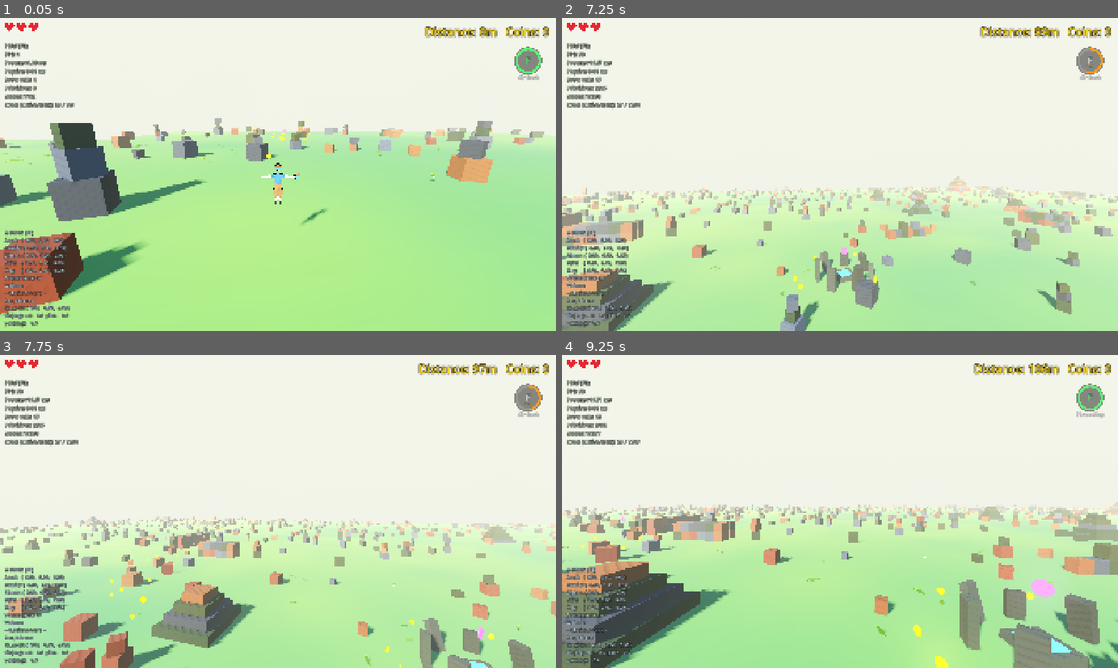
Above: before the commit, frames 1-4 (two rows, left to right).
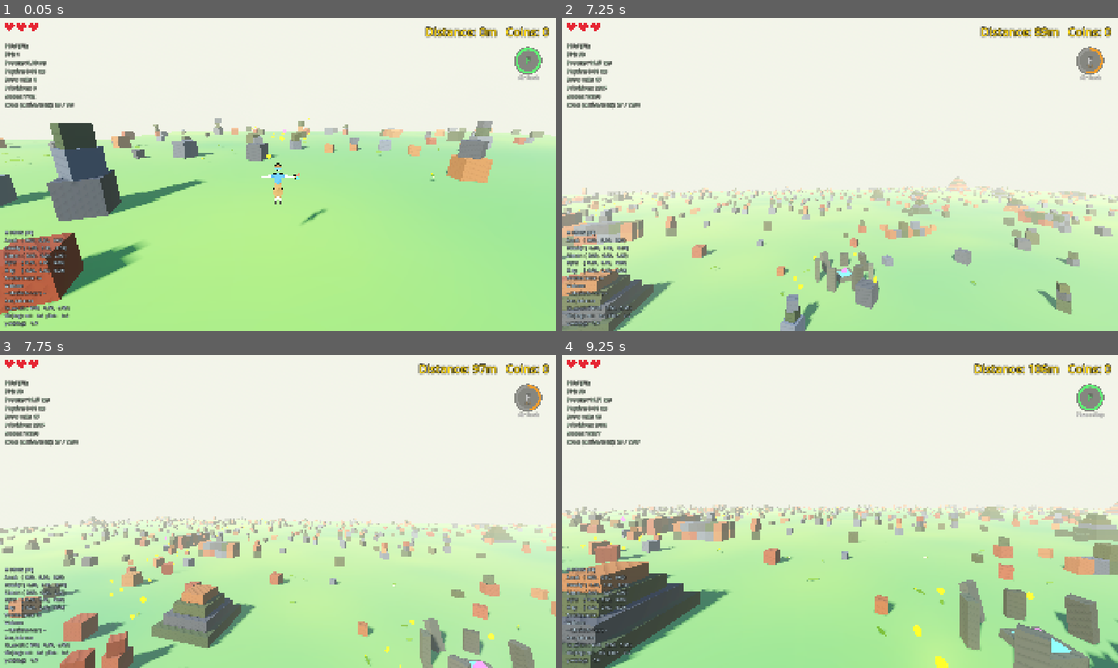
Above: after the commit, the same moments.

Repository: korjavin/godot-test1
Game: Godot game, scene res://scenes/main.tscn
The game is run twice, just before and just after one commit, with the same random seed, the same clock (stepped at 60 frames per second) and the same inputs.
Inputs (mouse positions are in pixels of both pictures, inside the frame that each line leads up to):
- Up to frame 1 (0.05 s): no input
- Up to frame 2 (7.25 s): tap Enter (ui_accept) at 0.5, 6.5 s; move the mouse to (867, 174) at 0.52 s; hold Shift (run) 0.53-1.28 s; hold W (move_forward) 0.53-5.78 s; tap Space (jump) at 0.77, 1.07, 1.52, 1.82, 3.02, 3.32, 3.77, 4.07, 4.52, 4.82, 6.02, 6.32, 6.77, 7.07 s; move the mouse to (812, 174) at 1.27 s; tap Ctrl (duck) at 1.35 s; tap Shift (run) at 1.55, 3.05, 3.8, 4.55, 5.85, 6.8 s; move the mouse to (851, 168) at 2.02 s; hold Shift (run) 2.03-2.78 s; move the mouse to (834, 180) at 2.77 s; tap F (special_ability) at 2.85 s; move the mouse to (878, 177) at 3.52 s; hold R (switch_character) 3.53-4.28 s; move the mouse to (795, 171) at 4.27 s; tap C (toggle_camera) at 4.35 s; move the mouse to (845, 174) at 5.02 s; hold Shift (run) 5.03-5.78 s; tap P at 5.1, 5.75 s; move the mouse to (756, 96) at 5.77 s; hold E (step_right) 5.78-6.53 s; move the mouse to (867, 174) at 6.52 s; hold W (move_forward) from 6.53 s (still down); hold Ctrl (duck) from 6.53 s (still down)
- Up to frame 3 (7.75 s): keep holding W (move_forward); move the mouse to (250, 511) at 7.27 s; release Ctrl (duck) at 7.28 s; tap Shift (run) at 7.35 s; tap Space (jump) at 7.52 s
- Up to frame 4 (9.25 s): tap Space (jump) at 7.82, 9.02 s; move the mouse to (851, 505) at 8.02 s; hold Shift (run) 8.03-8.78 s; tap F (special_ability) at 8.1 s; move the mouse to (834, 517) at 8.77 s; release W (move_forward) at 8.78 s; hold Q (step_left) from 8.78 s (still down); tap R (switch_character) at 8.85 s; tap Shift (run) at 9.05 s

Frame 1 is identical in both runs. In frame 2, less than 0.1% of the frame differs, in the area x 50-52%, y 73-82%; in frame 3, less than 0.1%; in frame 4, 0.2%, in the area x 84-89%, y 71-89%.

Commit message:
fix: settle artifact reward coins before the artifact footprint; add per-shape gem_offset

Diff:
--- a/scripts/endless_terrain.gd
+++ b/scripts/endless_terrain.gd
@@ -298,6 +298,28 @@
 ## pattern): a private RNG seeded from chunk coords + run_seed ^ ARTIFACT_SALT.
 ## It consumes NO draw from the shared chunk RNG, so on the ~19 of 20 chunks
 ## without an artifact the generated world is byte-for-byte identical to before.
+##
+## The determinism contract, spelled out:
+## - INDEPENDENT STREAM: _artifact_at() is a pure function of chunk coords +
+##   run_seed. No draw from the shared chunk RNG is consumed, inserted, or
+##   moved — every existing block/crocodile/coin stays exactly where it was.
+## - WITHIN A RUN: a revisited chunk regenerates the identical artifact (same
+##   shape, same spot, same stones), just like blocks and crocodile positions.
+## - ACROSS RUNS: new_run() re-rolls run_seed, so artifacts land elsewhere —
+##   run 2 is a fresh world, artifacts included.
+## - PER-CHUNK PARENTING: everything an artifact spawns (accents, coins, gem)
+##   is a child of the chunk MeshInstance3D, so it unloads with the chunk and
+##   nothing leaks.
+## - RENDER SPLIT: all SOLID geometry routes through create_box into the
+##   chunk's single MultiMesh + single BlockCollision body (zero extra draws,
+##   zero extra bodies); only the GLOW accents are real MeshInstance3Ds — at
+##   most ARTIFACT_MAX_ACCENTS of them, cast_shadow OFF.
+##
+## Honest deferral: an optional proximity "shimmer" hum per artifact was
+## SKIPPED. sound_manager.get_loop_player() returns a non-positional
+## AudioStreamPlayer, so a per-artifact 3D hum would need a new positional
+## audio path plus a per-frame proximity scan against artifact centres —
+## out of proportion to the quiet polish it buys.
 
 ## Kill switch, mirrors spawn_coins / spawn_crocodiles.
 @export var spawn_artifacts: bool = true
@@ -1896,7 +1918,7 @@
 #
 # Every builder shares ONE signature and ONE contract:
 #   _artifact_<shape>(center, rng, parent_chunk, block_batch, block_body)
-#     -> { "radius": float, "top": float }
+#     -> { "radius": float, "top": float, "gem_offset": Vector3 }
 # - ALL solid stone goes through create_box(..., tilt, _artifact_stone_color(rng)),
 #   so it joins the chunk's single block MultiMesh and single BlockCollision body:
 #   an artifact's stone costs ZERO extra draw calls and ZERO extra physics bodies.
@@ -1907,6 +1929,10 @@
 # - The returned radius/top approximate the footprint for the chunk's `obstacles`
 #   list (crocodile spawn rejection + the coin perch rule). Conservative (a touch
 #   generous) is fine; exact is not required.
+# - gem_offset is where the single reward gem goes, as an offset from `center` on
+#   the ground plane: Vector3.ZERO for the shapes with an open middle, and a step
+#   clear of the stone for the two whose centre is solid (monolith, colossus
+#   head) so the prize is never spawned inside a block.
 
 func _artifact_stone_color(rng: RandomNumberGenerator) -> Color:
 	"""
@@ -1942,7 +1968,13 @@
 		var local_offset := Vector3(0.0, 0.6 + 1.5 * float(i), dims.z / 2.0 + 0.06)
 		_spawn_artifact_accent(parent_chunk, slab_center + rot * local_offset, Vector3(1.1, 0.35, 0.08), yaw, tilt)
 	# Horizontal reach ≈ half width + the lean's horizontal throw; 2.5 covers it.
-	return { "radius": 2.5, "top": slab_center.y + (dims.y / 2.0) * cos(tilt) }
+	# gem_offset: the centre column is solid slab, so the prize sits just off the
+	# runed face where the player can actually reach it (rotated by the slab yaw).
+	return {
+		"radius": 2.5,
+		"top": slab_center.y + (dims.y / 2.0) * cos(tilt),
+		"gem_offset": Basis(Vector3.UP, yaw) * Vector3(0.0, 0.0, dims.z / 2.0 + 1.2),
+	}
 
 func _artifact_arch(center: Vector3, rng: RandomNumberGenerator, parent_chunk: MeshInstance3D, block_batch: Array, block_body: StaticBody3D) -> Dictionary:
 	"""
@@ -1972,7 +2004,8 @@
 	# The missing keystone: one accent floating at the gap's mid-angle.
 	var a_mid := PI * (float(gap_start) + float(gap_len - 1) / 2.0) / float(count - 1)
 	_spawn_artifact_accent(parent_chunk, center + rot_arch * Vector3(cos(a_mid) * radius, sin(a_mid) * radius, 0.0), Vector3(0.7, 0.7, 0.7), yaw, 0.0)
-	return { "radius": radius + 1.0, "top": radius + 1.0 }
+	# Hollow centre — the gem sits on the ground under the arch (offset ZERO).
+	return { "radius": radius + 1.0, "top": radius + 1.0, "gem_offset": Vector3.ZERO }
 
 func _artifact_stone_circle(center: Vector3, rng: RandomNumberGenerator, parent_chunk: MeshInstance3D, block_batch: Array, block_body: StaticBody3D) -> Dictionary:
 	"""
@@ -2003,7 +2036,9 @@
 		i += 1
 	# One wide, nearly-flat glow panel on the centre slab's top face.
 	_spawn_artifact_accent(parent_chunk, center + Vector3(0.0, slab_dims.y + 0.05, 0.0), Vector3(2.0, 0.08, 2.0), base_yaw, 0.0)
-	return { "radius": ring_r + 1.0, "top": tallest_top }
+	# Offset ZERO: the gem sits dead centre, hovering just over the glowing altar
+	# slab (COIN_GROUND_HEIGHT 0.9 clears its 0.6 top) — the obvious prize spot.
+	return { "radius": ring_r + 1.0, "top": tallest_top, "gem_offset": Vector3.ZERO }
 
 func _artifact_colossus_head(center: Vector3, rng: RandomNumberGenerator, parent_chunk: MeshInstance3D, block_batch: Array, block_body: StaticBody3D) -> Dictionary:
 	"""
@@ -2029,7 +2064,13 @@
 	for side in [-1.0, 1.0]:
 		var eye_pos := brow_center + rot * Vector3(side * 0.9, -brow.y / 2.0 - 0.15, brow.z / 2.0 + 0.05)
 		_spawn_artifact_accent(parent_chunk, eye_pos, Vector3(0.5, 0.3, 0.12), yaw, 0.0)
-	return { "radius": 3.2, "top": brow_center.y + brow.y / 2.0 }
+	# gem_offset: the centre column is solid head, so the prize lies on the ground
+	# in front of the face — under its gaze, and reachable.
+	return {
+		"radius": 3.2,
+		"top": brow_center.y + brow.y / 2.0,
+		"gem_offset": rot * Vector3(0.0, 0.0, jaw.z / 2.0 + 1.2),
+	}
 
 func _artifact_spiral_steps(center: Vector3, rng: RandomNumberGenerator, parent_chunk: MeshInstance3D, block_batch: Array, block_body: StaticBody3D) -> Dictionary:
 	"""
@@ -2056,7 +2097,9 @@
 		i += 1
 	# The non-destination: one small glow hovering above the top step.
 	_spawn_artifact_accent(parent_chunk, last_pos + Vector3(0.0, 0.6, 0.0), Vector3(0.5, 0.5, 0.5), last_yaw, 0.0)
-	return { "radius": spiral_r + 1.2, "top": rise * float(count - 1) + step_dims.y }
+	# The helix winds AROUND an empty core, so the gem sits on the ground at the
+	# centre of the spiral (offset ZERO) — you walk into the eye of the staircase.
+	return { "radius": spiral_r + 1.2, "top": rise * float(count - 1) + step_dims.y, "gem_offset": Vector3.ZERO }
 
 func spawn_artifact_in_chunk(chunk_pos: Vector2i, parent_chunk: MeshInstance3D, obstacles: Array, block_batch: Array, block_body: StaticBody3D) -> void:
 	"""
@@ -2094,47 +2137,62 @@
 		3: footprint = _artifact_colossus_head(center, rng, parent_chunk, block_batch, block_body)
 		_: footprint = _artifact_spiral_steps(center, rng, parent_chunk, block_batch, block_body)
 
+	# --- The reward: a ring of ordinary coins around the base + ONE gem at the
+	# artifact's centre (the incentive to detour off the coin road). Guarded like
+	# every other coin spawn; these are ordinary chunk-local coins parented to the
+	# chunk — the road's station-claim logic is not involved in any way.
+	#
+	# ORDER MATTERS: the artifact's own footprint is appended to `obstacles` only
+	# AFTER these coins are placed. Its footprint is a CIRCLE, but three of the
+	# five shapes (arch, stone circle, spiral) are mostly HOLLOW — settling their
+	# reward coins against that circle would perch them on the silhouette top,
+	# i.e. floating several metres up in open air. Placing the reward first means
+	# it settles only against real block stone, so it lies on the ground where the
+	# player can actually pick it up.
+	if spawn_coins and coin_scene != null:
+		var coin_count := rng.randi_range(ARTIFACT_COIN_MIN, ARTIFACT_COIN_MAX)
+		var ring_radius: float = footprint.radius + rng.randf_range(ARTIFACT_COIN_RING_PAD_MIN, ARTIFACT_COIN_RING_PAD_MAX)
+		var i := 0
+		while i < coin_count:
+			i += 1
+			var a := rng.randf_range(0.0, TAU)
+			var cx := center.x + cos(a) * ring_radius
+			var cz := center.z + sin(a) * ring_radius
+			# Same perch-or-skip rule as road coins (one home: _settle_coin_y):
+			# the ring can graze a neighbouring block, so a coin perches on a
+			# climbable top or is dropped under a sheer wall.
+			var cy := _settle_coin_y(cx, cz, COIN_GROUND_HEIGHT, obstacles)
+			if is_inf(cy):
+				continue
+			var coin := coin_scene.instantiate()
+			coin.position = Vector3(cx, cy, cz)
+			parent_chunk.add_child(coin)
+
+		# Exactly ONE gem, at the artifact's centre — offset by the shape's own
+		# `gem_offset` for the two shapes whose centre is solid stone (monolith,
+		# colossus head), so the prize sits at the foot of the landmark instead of
+		# inside it. Hollow shapes return ZERO and keep the gem dead centre.
+		# make_gem() BEFORE add_child, per coin.gd's contract (it fetches nodes
+		# with get_node, not @onready).
+		var gem_pos: Vector3 = center + footprint.gem_offset
+		var gem_y := _settle_coin_y(gem_pos.x, gem_pos.z, COIN_GROUND_HEIGHT, obstacles)
+		if not is_inf(gem_y):
+			var gem := coin_scene.instantiate()
+			gem.position = Vector3(gem_pos.x, gem_y, gem_pos.z)
+			gem.make_gem()
+			parent_chunk.add_child(gem)
+
 	# Register the artifact as one round obstacle footprint, exactly like a normal
 	# block. CONSEQUENCE (deliberate): crocodiles reject spawn points inside it,
-	# and any road coin whose column crosses it PERCHES on its top (climbable =
+	# and any ROAD coin whose column crosses it PERCHES on its top (climbable =
 	# true) instead of being buried in the stone — artifact stone behaves like
 	# ordinary block stone everywhere downstream.
+	# ponytail: a hollow artifact (arch/circle/spiral) can float a road coin over
+	# its empty middle, because one circle+top is the whole footprint vocabulary
+	# the coin rule speaks. Erring this way never BURIES a coin in stone, which is
+	# the failure the rule exists to prevent; if it ever looks wrong, give the
+	# footprint a per-shape "solid centre height" rather than a taller vocabulary.
 	obstacles.append({ "pos": center, "radius": footprint.radius, "top": footprint.top, "climbable": true })
-
-	# --- The reward: a ring of ordinary coins around the base + ONE gem at the
-	# centre (the incentive to detour off the coin road). Guarded like every other
-	# coin spawn; these are ordinary chunk-local coins parented to the chunk — the
-	# road's station-claim logic is not involved in any way.
-	if not spawn_coins or coin_scene == null:
-		return
-	var coin_count := rng.randi_range(ARTIFACT_COIN_MIN, ARTIFACT_COIN_MAX)
-	var ring_radius: float = footprint.radius + rng.randf_range(ARTIFACT_COIN_RING_PAD_MIN, ARTIFACT_COIN_RING_PAD_MAX)
-	var i := 0
-	while i < coin_count:
-		i += 1
-		var a := rng.randf_range(0.0, TAU)
-		var cx := center.x + cos(a) * ring_radius
-		var cz := center.z + sin(a) * ring_radius
-		# Same perch-or-skip rule as road coins (one home: _settle_coin_y). The
-		# ring can graze the artifact's own footprint or a neighbouring block —
-		# the coin perches on a climbable top, or is dropped under a sheer wall.
-		var cy := _settle_coin_y(cx, cz, COIN_GROUND_HEIGHT, obstacles)
-		if is_inf(cy):
-			continue
-		var coin := coin_scene.instantiate()
-		coin.position = Vector3(cx, cy, cz)
-		parent_chunk.add_child(coin)
-
-	# Exactly one gem at the artifact centre. The artifact's own footprint is in
-	# `obstacles` (climbable), so _settle_coin_y perches the gem ON TOP of the
-	# shape — intended: the prize rewards a climb. make_gem() BEFORE add_child,
-	# per coin.gd's contract (it fetches nodes with get_node, not @onready).
-	var gem_y := _settle_coin_y(center.x, center.z, COIN_GROUND_HEIGHT, obstacles)
-	if not is_inf(gem_y):
-		var gem := coin_scene.instantiate()
-		gem.position = Vector3(center.x, gem_y, center.z)
-		gem.make_gem()
-		parent_chunk.add_child(gem)
 
 # ============================================================================
 # COIN ROAD MATH (deterministic, pure-in-k parametric centerline + coin placement)
Not shown, changed: docs/plans/20260815-lost-civilization-artifacts.md
